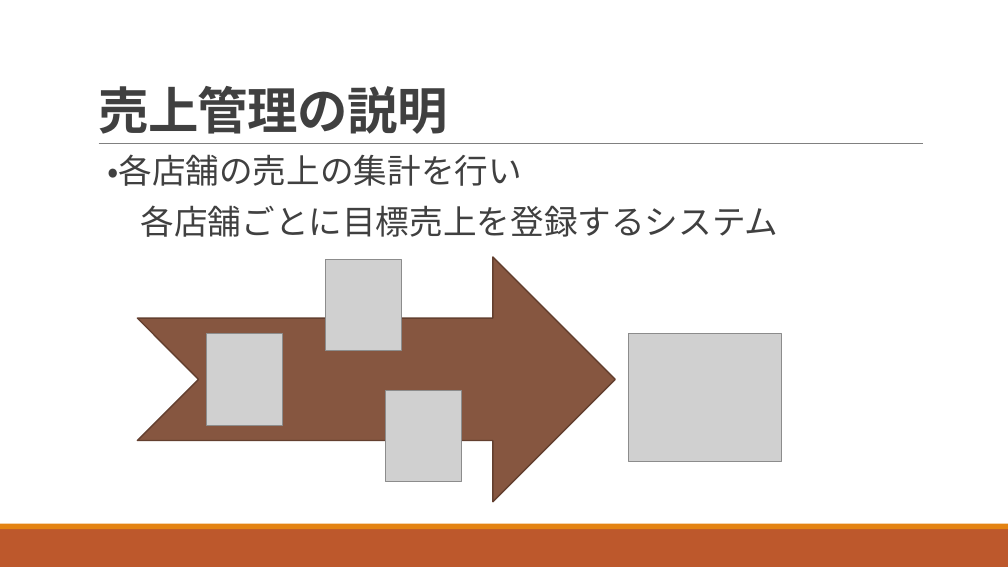
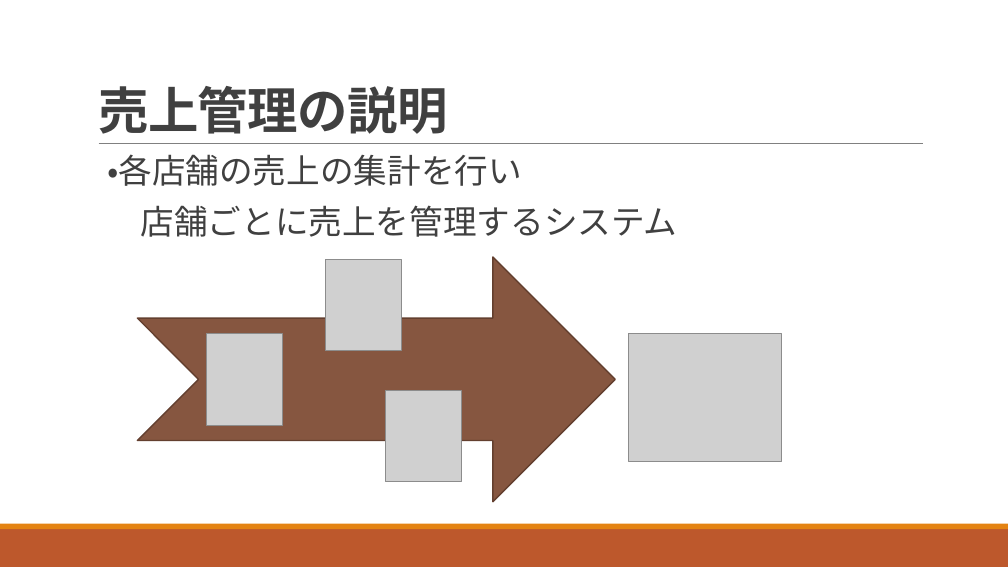
Before and after one commit to ivy239007/UG, a slide deck: slide 3 of プレゼン資料/Webアプリ開発発表資料.pptx. Drawn at 1008x567 pixels with LibreOffice and Linux fonts; fonts in the diff are those of the drawing; grey boxes stand for pictures. Boxes give left, top, right and bottom in pixels: in the first picture for what was removed or moved away, otherwise in the second. Text is boxed around its words. In the diff, an @@ line names an element or a change of style, - is before the commit and + after.

Commit message:
プレゼン資料修正

```diff
--- a/プレゼン資料/Webアプリ開発発表資料.pptx
+++ b/プレゼン資料/Webアプリ開発発表資料.pptx
@@ text at <box>141,205,678,237</box>: text changed @@
-各店舗ごとに目標売上を登録するシステム
+店舗ごとに売上を管理するシステム
```
